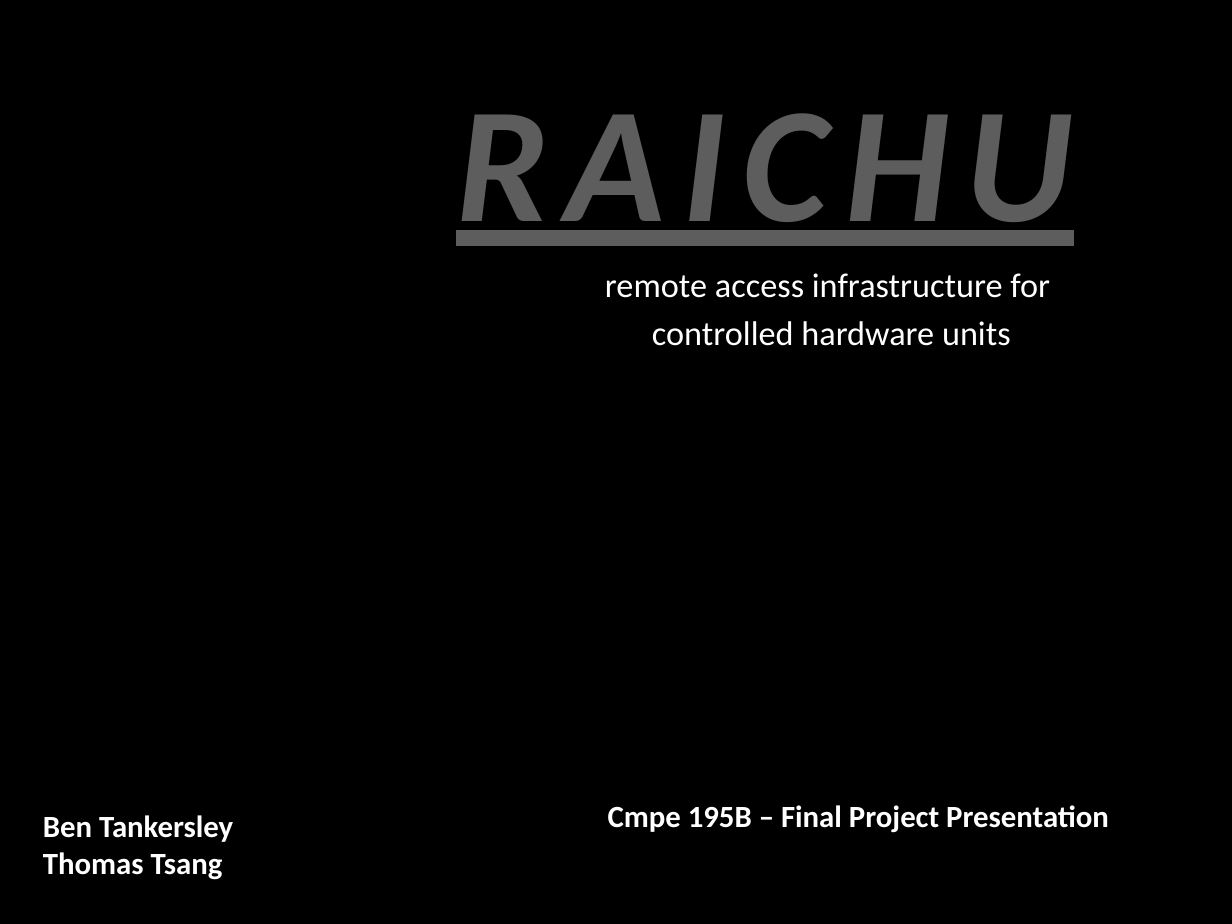
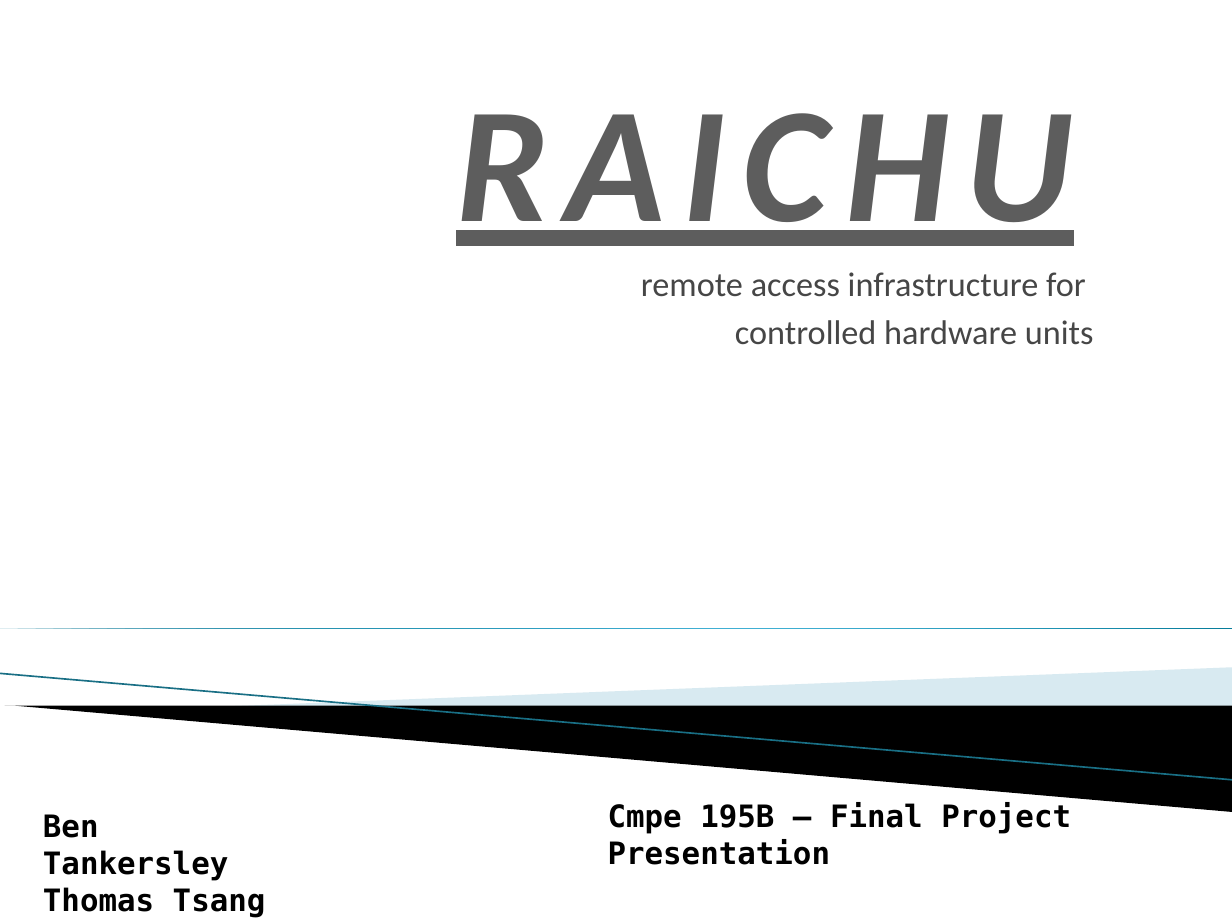
Before and after one commit to nomastmas/raichu, a slide deck: slide 1 of docs/final_presentation_class.pptx. Drawn at 1232x924 pixels with LibreOffice and Linux fonts; fonts in the diff are those of the drawing; background and template pictures are left out. Boxes give left, top, right and bottom in pixels: in the first picture for what was removed or moved away, otherwise in the second. Text is boxed around its words. In the diff, an @@ line names an element or a change of style, - is before the commit and + after.

Commit message:
formatted class version

```diff
--- a/docs/final_presentation_class.pptx
+++ b/docs/final_presentation_class.pptx
@@ background #000000 to #FFFFFF @@
@@ subtitle "remote access infrastructure for" at (x1=641, y1=272, x2=1094, y2=345): text colour #FFFFFF to #464646; alignment centre to right @@
@@ right triangle added at (x1=0, y1=628, x2=1232, y2=628), fill gradient #007896 to #4CBBDF @@
@@ line added from (0, 674) to (1232, 780), #97C5D8 0.95 pt @@
@@ freeform shape added at (x1=228, y1=668, x2=1232, y2=733), fill #A0CBDC at 40% opacity @@
@@ freeform shape added at (x1=5, y1=706, x2=1232, y2=812), fill #000000 @@
@@ text "Ben Tankersley" at (x1=43, y1=814, x2=266, y2=918): font Calibri to DejaVu Sans Mono, text colour #FFFFFF to #000000 @@
@@ text "Cmpe 195B – Final Project ..." at (x1=608, y1=802, x2=1071, y2=865): font Calibri to DejaVu Sans Mono, text colour #FFFFFF to #000000 @@
```
Also in this commit, not shown: 5 other slides changed.
